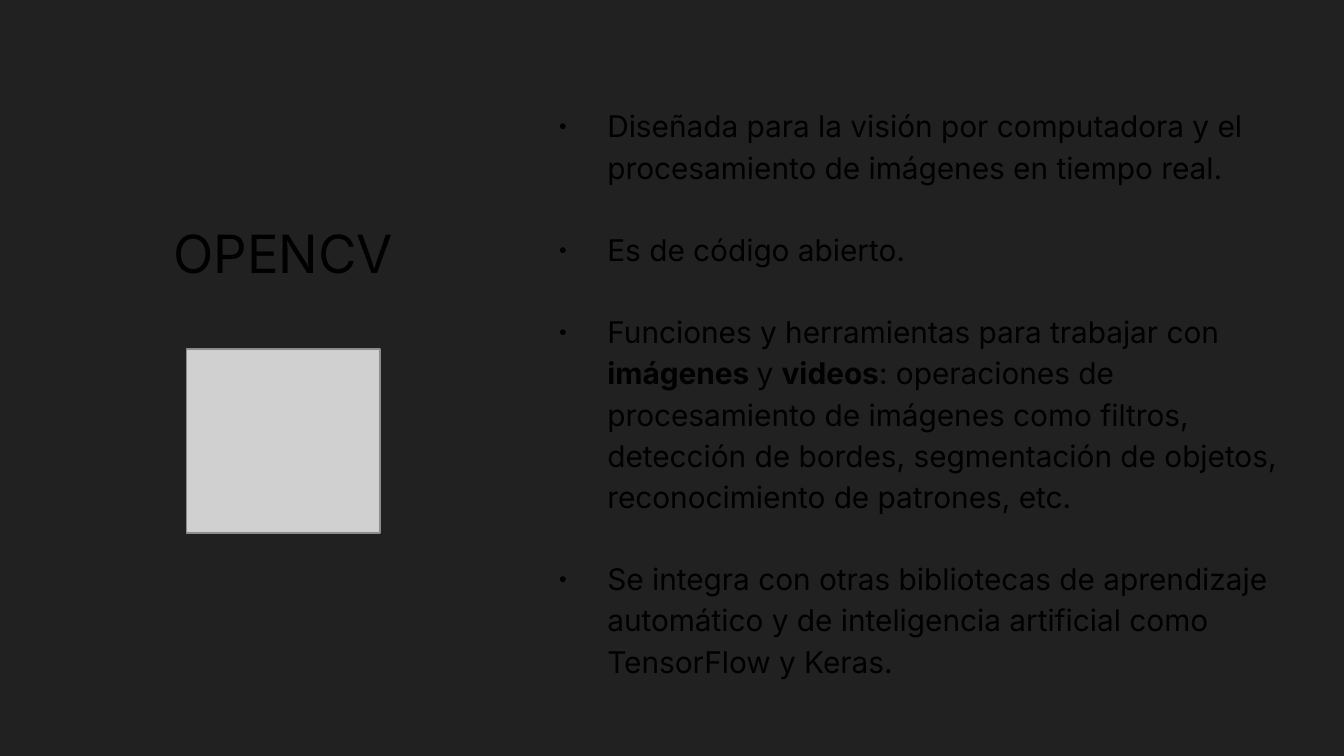
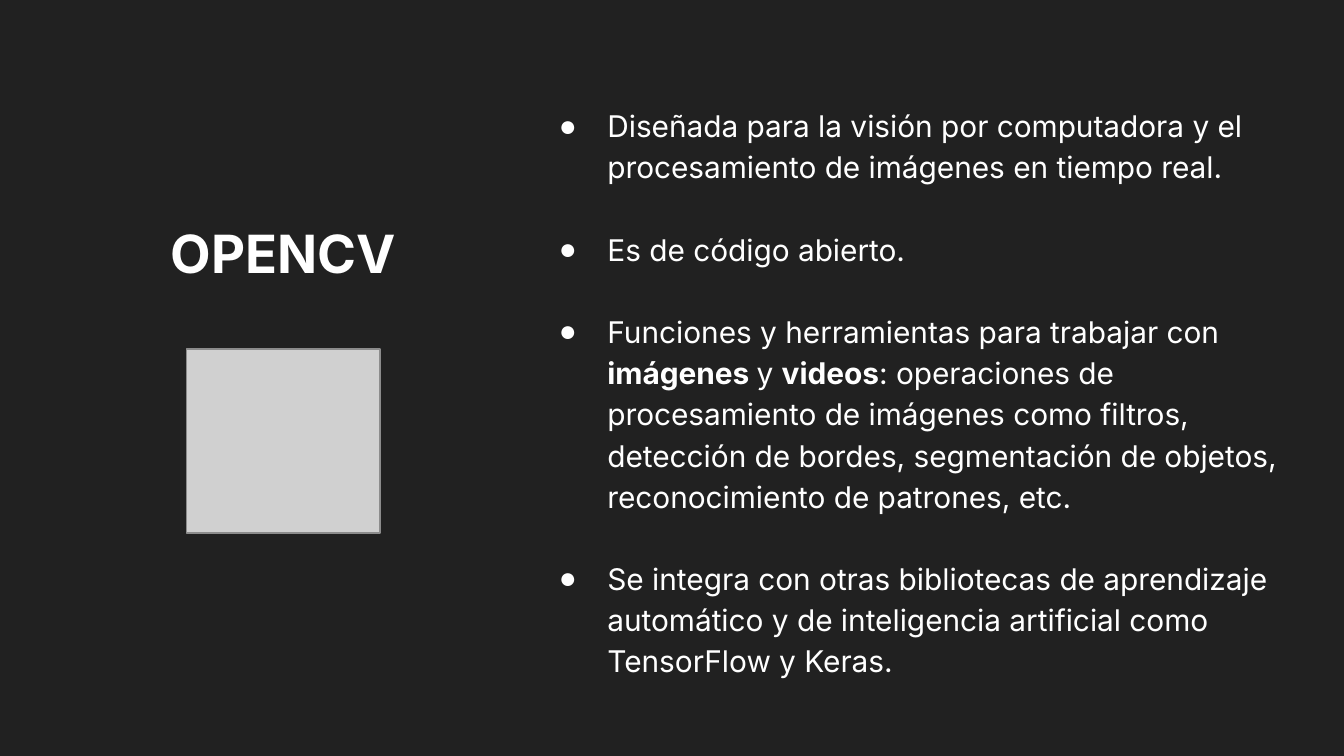
Before and after one commit to VataUTN/Deteccion_de_Figuras_Geometricas, a slide deck: slide 12 of Parcial MI.odp. Drawn at 1344x756 pixels with LibreOffice and Linux fonts; fonts in the diff are those of the drawing; grey boxes stand for pictures. Boxes give left, top, right and bottom in pixels: in the first picture for what was removed or moved away, otherwise in the second. Text is boxed around its words. In the diff, an @@ line names an element or a change of style, - is before the commit and + after.

Commit message:
Cambiando Formato de diapositivas 12,13 y 14 y agregando metodología Scrum y links

```diff
--- a/Parcial MI.odp
+++ b/Parcial MI.odp
@@ text added at <box>607,114,1276,678</box>, 16 pt, text #FFFFFF @@
+● Diseñada para la visión por computadora y el procesamiento de imágenes en tiempo real.
+● Es de código abierto.
+● Funciones y herramientas para trabajar con imágenes y videos: operaciones de procesamiento de imágenes como filtros, detección de bordes, segmentación de objetos, reconocimiento de patrones, etc.
+● Se integra con otras bibliotecas de aprendizaje automático y de inteligencia artificial como TensorFlow y Keras.
@@ title added at <box>171,234,396,274</box>, 28.2 pt, text #FFFFFF, bold @@
+OPENCV
```
Also in this commit, not shown: 4 other slides changed, 4 slides added.
